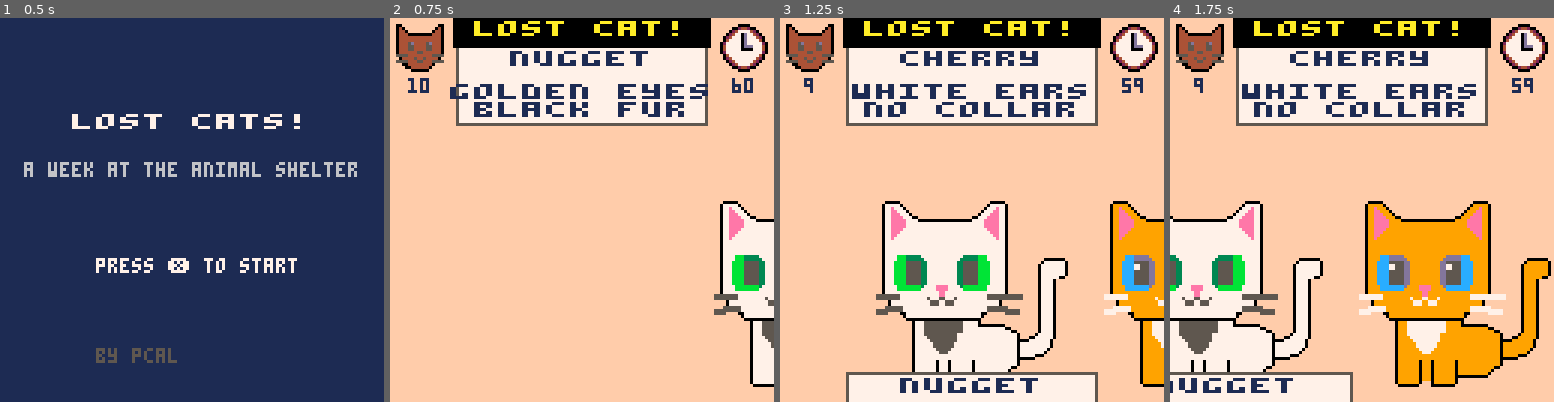
Above: before the commit, frames 1-4 (left to right).
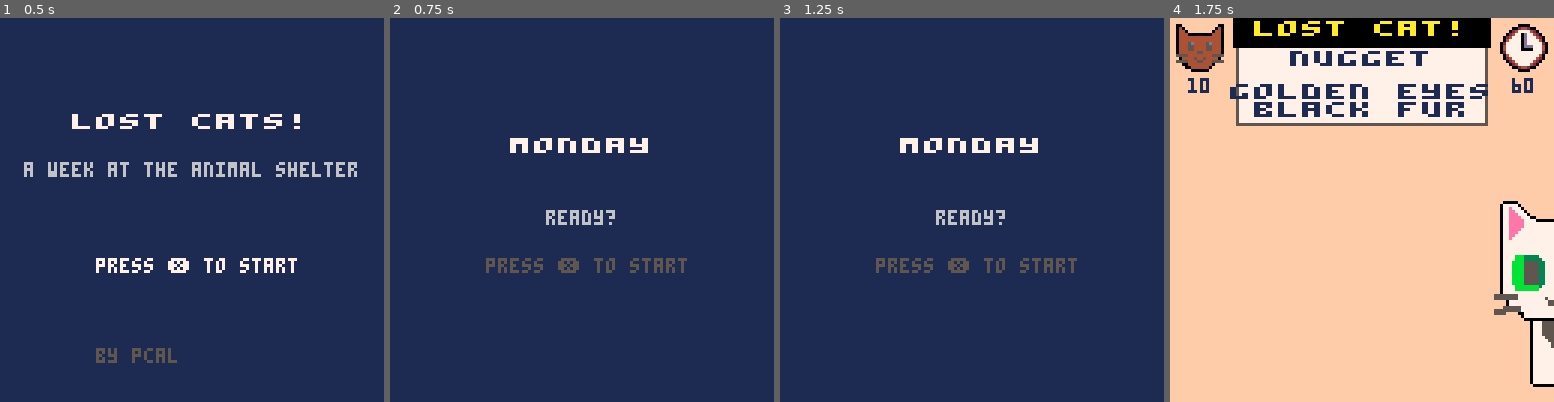
Above: after the commit, the same moments.

Repository: pcal43/pico8-papurrs-please
Game: PICO-8 cartridge pico8-home/carts/lost-cats.p8
Same seed, same stepped clock (60 frames per second), same inputs: the game is played once before the commit and once after it.
Inputs:
- Up to frame 1 (0.5 s): tap X (X key) at 0.33 s
- Up to frame 2 (0.75 s): tap O (Z key) at 0.7 s
- Up to frame 3 (1.25 s): tap X (X key) at 1.07 s
- Up to frame 4 (1.75 s): hold Right from 1.6 s (still down); tap O (Z key) at 1.7 s

Frame 1 is identical in both runs. In frame 2, 97% of the frame differs, in the area x 0-100%, y 0-100%; in frame 3, 96%; in frame 4, 37%.

Commit message:
checkpoint

Diff:
--- a/pico8-home/carts/lost-cats.p8
+++ b/pico8-home/carts/lost-cats.p8
@@ -10,6 +10,7 @@
 #include src/Cat.lua
 #include src/GameScreen.lua
 #include src/TitleScreen.lua
+#include src/DaySplashScreen.lua
 #include src/Controller.lua
 
 CONTROLLER = Controller.new()
--- a/pico8-home/carts/src/Cat.lua
+++ b/pico8-home/carts/src/Cat.lua
@@ -5,16 +5,16 @@
 
     -- draws the cat with it bottom middle point centered on the given coordinates
     function self.draw(x, y, traits)
-        palt(0, false) -- black is black, beige is transparent
-        palt(15, true)
-        pal(1, traits[FUR_COLOR].fur)
-        pal(7, traits[FUR_COLOR].whiskers)
-        pal(9, traits[FUR_COLOR].nose)
-        pal(0, traits[FUR_COLOR].outline)
+        palt(BLACK, false)
+        palt(PEACH, true)
+        pal(DARK_BLUE, traits[FUR_COLOR].fur)
+        pal(WHITE, traits[FUR_COLOR].whiskers)
+        pal(ORANGE, traits[FUR_COLOR].nose)
+        pal(BLACK, traits[FUR_COLOR].outline)
 
-        pal(3, traits[EYE_COLOR].inner)
-        pal(11, traits[EYE_COLOR].outer)
-        pal(4, 0) -- pupils are grey to distinguish from outline
+        pal(DARK_GREEN, traits[EYE_COLOR].inner)
+        pal(GREEN, traits[EYE_COLOR].outer)
+        pal(BROWN, BLACK) -- pupils are grey to distinguish from outline
 
         spr(self.spriteId, x - 64 / 2, y - 63, 8, 8)
         pal()
--- a/pico8-home/carts/src/Controller.lua
+++ b/pico8-home/carts/src/Controller.lua
@@ -33,8 +33,8 @@
             -- Play through the week
             for day=1,7 do
                 -- Day splash
-                -- self.current_screen = DaySplashScreen.new(day)
-                -- for i=1,60 do yield() end
+                self.current_screen = DaySplashScreen.new(day)
+                while not self.current_screen.isDone() do yield() end
 
                 -- Create the game screen
                 self.current_screen = GameScreen.new()
--- /dev/null
+++ b/pico8-home/carts/src/DaySplashScreen.lua
@@ -0,0 +1,45 @@
+local DaySplashScreen = {}
+DaySplashScreen.new = function(day)
+    local self = {}
+
+    local days = {"monday", "tuesday", "wednesday", "thursday", "friday"}
+    self.day_name = days[day] or "day "..day
+    self.ready = false
+    self.done = false
+
+    function self.update()
+        if not self.ready then
+            self.ready = not btn(4)
+        elseif btnp(4) then
+            self.done = true
+        end
+    end
+
+    function self.isDone()
+        return self.done
+    end
+
+    function self.draw()
+        cls(DARK_BLUE) -- dark blue background
+
+        -- Draw day name
+        local day_text = self.day_name
+        local day_w = #day_text * 8
+        local day_x = (128 - day_w) / 2
+        print("\^w"..day_text, day_x, 40, WHITE)
+
+        -- Draw "Ready?" prompt
+        local ready = "ready?"
+        local ready_w = #ready * 4
+        local ready_x = (128 - ready_w) / 2
+        print(ready, ready_x, 64, LIGHT_GRAY)
+
+        -- Draw action prompt
+        local prompt = "press ❎ to start"
+        local prompt_w = #prompt * 4
+        local prompt_x = (128 - prompt_w) / 2
+        print(prompt, prompt_x, 80, DARK_GRAY)
+    end
+
+    return self
+end
--- a/pico8-home/carts/src/GameScreen.lua
+++ b/pico8-home/carts/src/GameScreen.lua
@@ -2,14 +2,11 @@
 GameScreen.new = function()
     local self = {}
 
-
     self.scrollPos = 0
     self.targetPos = 1
-    self.canPress = true
+    self.canPress = false
     self.secondsRemaining = 60.0
     self._last_time = time()
-
-    self.state = STATE_PICKING
 
 
     self.catList = {}
@@ -28,11 +25,8 @@
     end
 
 
-    function self.show()
-    end
-
     function self.draw()
-        cls(15) -- offwhite background
+        cls(PEACH) -- offwhite background
 
         -- draw poster at the top
         self.posters[1].draw(SCREEN_WIDTH/2)
@@ -41,12 +35,12 @@
         local header_w = 84
         local header_x = (128 - header_w) / 2
         local header_y = 0
-        rectfill(header_x - 1, header_y, header_x + 1 + header_w - 1, header_y + header_h, 0)
-        self.print_center_top("lost cat!", 0, 5, 10, 2) -- yellow text
+        rectfill(header_x - 1, header_y, header_x + 1 + header_w - 1, header_y + header_h, BLACK)
+        print_center_top("lost cat!", 0, 5, YELLOW, 2) -- yellow text
 
 
         -- draw icons: left (sprite 8) with catsRemaining, and clock (sprite 10) right with seconds
-        palt(0, false) -- black is black, beige is transparent
+        palt(BLACK, false) -- black is black, beige is transparent
 
         -- left icon and catsRemaining beneath
         local left_x = CLOCK_MARGIN
@@ -57,7 +51,7 @@
         local cats_w = #cats_s * 4
         local cats_tx = (left_x + 8) - (cats_w / 2)
         local cats_ty = left_y + 16 + 2
-        print(cats_s, cats_tx, cats_ty, 1)
+        print(cats_s, cats_tx, cats_ty, DARK_BLUE)
 
         -- clock (upper-right) and secondsRemaining beneath
         local clock_x = 128 - 16 - CLOCK_MARGIN
@@ -68,7 +62,7 @@
         local txt_w = #s * 4
         local tx = (clock_x + 8) - (txt_w / 2)
         local ty = clock_y + 16 + 2
-        print(s, tx, ty, 1)
+        print(s, tx, ty, DARK_BLUE)
         palt()
 
 
@@ -154,15 +148,6 @@
 
     end
 
- function self.print_center_top(text, line, y_margin, color, base_y)
-    local w = #text * 8
-    local x = (128 - w) / 2
-    local y = (base_y or 0) + ((line - 1) * TEXT_HEIGHT) + (y_margin or 0)
-    local wide_text = "\^w"..text
-    print(wide_text, x, y, color or 1, true)
-end
-
-
 
     function self.draw_cat_list(scrollPos)
         local base_index = flr(scrollPos)
--- a/pico8-home/carts/src/Global.lua
+++ b/pico8-home/carts/src/Global.lua
@@ -1,6 +1,23 @@
 
 SCREEN_WIDTH = 128
 SCREEN_HEIGHT = 128
+
+BLACK = 0
+DARK_BLUE = 1
+DARK_PURPLE = 2
+DARK_GREEN = 3
+BROWN = 4
+DARK_GRAY = 5
+LIGHT_GRAY = 6
+WHITE = 7
+RED = 8
+ORANGE = 9
+YELLOW = 10
+GREEN = 11
+BLUE = 12
+INDIGO = 13
+PINK = 14
+PEACH = 15
 
 SPACE_BETWEEN_CATS = 12
 CAT_Y_POS = SCREEN_HEIGHT - 4
@@ -26,7 +43,18 @@
 TRAIT_TYPE_COUNT = 5
 
 
+
+
 function requireNonNil(x, msg)
     assert(x ~= nil, msg or "unexpected nil value")
     return x
 end
+
+
+function print_center_top(text, line, y_margin, color, base_y)
+    local w = #text * 8
+    local x = (128 - w) / 2
+    local y = (base_y or 0) + ((line - 1) * TEXT_HEIGHT) + (y_margin or 0)
+    local wide_text = "\^w"..text
+    print(wide_text, x, y, color or 1, true)
+end
--- a/pico8-home/carts/src/Poster.lua
+++ b/pico8-home/carts/src/Poster.lua
@@ -27,15 +27,15 @@
         local posterHeight = 2 + TEXT_HEIGHT + (2 * TRAIT_SPACING) + (traitCount * (TEXT_HEIGHT + TRAIT_SPACING)) + 2
 
         local rx = poster_x
-        rectfill(rx, y, rx + POSTER_WIDTH - 1, y + posterHeight, 7) -- white
-        rect(rx, y, rx + POSTER_WIDTH - 1, y + posterHeight, 5) -- outline
+        rectfill(rx, y, rx + POSTER_WIDTH - 1, y + posterHeight, WHITE) -- white
+        rect(rx, y, rx + POSTER_WIDTH - 1, y + posterHeight, DARK_GRAY) -- outline
 
         -- print name
         local name_w = #self.name * 8
         local name_x = poster_x + (POSTER_WIDTH - name_w) / 2
         local name_y = y + 2
         local wide_name = "\^w"..self.name
-        print(wide_name, name_x, name_y, 1, true)
+        print(wide_name, name_x, name_y, DARK_BLUE, true)
 
         -- print traits
         local trait_line = 1
@@ -44,7 +44,7 @@
             local trait_x = poster_x + (POSTER_WIDTH - trait_w) / 2
             local trait_y = y + 9 + ((trait_line - 1) * TEXT_HEIGHT) + 4
             local wide_trait = "\^w"..trait_value.name
-            print(wide_trait, trait_x, trait_y, 1, true)
+            print(wide_trait, trait_x, trait_y, DARK_BLUE, true)
             trait_line = trait_line + 1
         end
     end
--- a/pico8-home/carts/src/TitleScreen.lua
+++ b/pico8-home/carts/src/TitleScreen.lua
@@ -17,30 +17,30 @@
     end
 
     function self.draw()
-        cls(1) -- dark blue background
+        cls(DARK_BLUE) -- dark blue background
 
         -- Draw title
         local title = "lost cats!"
         local title_w = #title * 8
         local title_x = (128 - title_w) / 2
-        print("\^w"..title, title_x, 32, 7)
+        print("\^w"..title, title_x, 32, WHITE)
 
         -- Draw subtitle
         local subtitle = "a week at the animal shelter"
         local sub_w = #subtitle * 4
         local sub_x = (128 - sub_w) / 2
-        print(subtitle, sub_x, 48, 6)
+        print(subtitle, sub_x, 48, LIGHT_GRAY)
 
         -- Blinking "press ❎ to start"
         if self.blink_timer % 30 < 20 then
             local start = "press ❎ to start"
             local start_w = #start * 4
             local start_x = (128 - start_w) / 2
-            print(start, start_x, 80, 7)
+            print(start, start_x, 80, WHITE)
         end
 
         -- Credits
-        print("by pcal", 32, 110, 5)
+        print("by pcal", 32, 110, DARK_GRAY)
     end
 
     function self.is_done()
